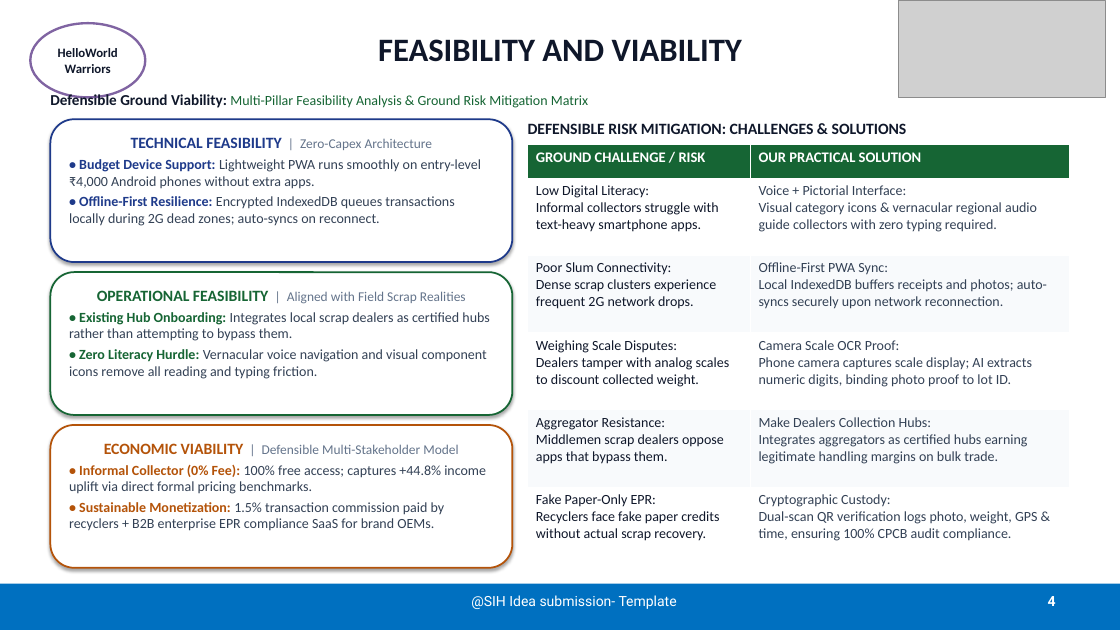
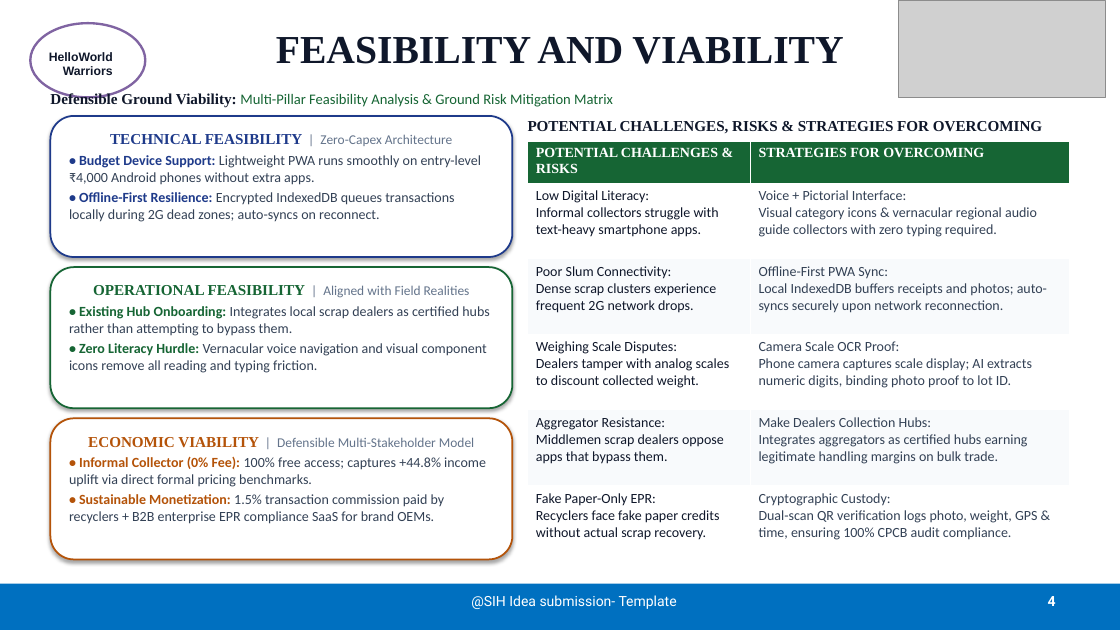
Before and after one commit to SATYA-1708/SIH-2026, a slide deck: slide 4 of final.pptx. Drawn at 1120x630 pixels with LibreOffice and Linux fonts; fonts in the diff are those of the drawing; grey boxes stand for pictures. Boxes give left, top, right and bottom in pixels: in the first picture for what was removed or moved away, otherwise in the second. Text is boxed around its words. In the diff, an @@ line names an element or a change of style, - is before the commit and + after.

Commit message:
Enforce strict SIH template styling, exact pointers, and zero overflow across all slides

```diff
--- a/final.pptx
+++ b/final.pptx
@@ title "FEASIBILITY AND VIABILITY" at (276, 36, 843, 64): size 28 to 34 pt, font Calibri to Times New Roman @@
@@ text in ellipse at (49, 52, 113, 75): text changed; size 11 to 10.5 pt; font Calibri to Arial @@
-HelloWorldWarriors
+HelloWorld
+Warriors
@@ text "Defensible Ground Viability: Multi-Pillar Feasibility ..." at (50, 92, 613, 108): size 12 to 12.5 pt in "Multi-Pillar Feasibility Analysis & Ground Risk Mitigation ..."; font Calibri to Times New Roman in "Defensible Ground Viability:" @@
@@ text in rounded rectangle at (110, 134, 453, 146): size 13.5 to 13 pt, font Calibri to Times New Roman in "TECHNICAL FEASIBILITY" @@
@@ table at (528, 141, 1070, 553) @@
-row 1, column 1: GROUND CHALLENGE / RISK
+row 1, column 1: POTENTIAL CHALLENGES & RISKS
-row 1, column 2: OUR PRACTICAL SOLUTION
+row 1, column 2: STRATEGIES FOR OVERCOMING
@@ table: place and size @@
-table at (528, 145, 1070, 565)
+table at (528, 141, 1070, 553)
@@ text at (528, 121, 1042, 133): text changed; size 13.5 to 13 pt; font Calibri to Times New Roman @@
-DEFENSIBLE RISK MITIGATION: CHALLENGES & SOLUTIONS
+POTENTIAL CHALLENGES, RISKS & STRATEGIES FOR OVERCOMING
@@ 3 rounded rectangles: place and size @@
-3 rounded rectangles at (50, 119, 513, 568)
+3 rounded rectangles at (50, 116, 513, 560)
@@ text in rounded rectangle at (93, 285, 470, 297): text changed @@
-OPERATIONAL FEASIBILITY | Aligned with Field Scrap Realities
+OPERATIONAL FEASIBILITY | Aligned with Field Realities
@@ text in rounded rectangle at (88, 437, 474, 448): size 13.5 to 13 pt, font Calibri to Times New Roman in "ECONOMIC VIABILITY" @@
```
Also in this commit, not shown: 5 other slides changed, 16 other files.
